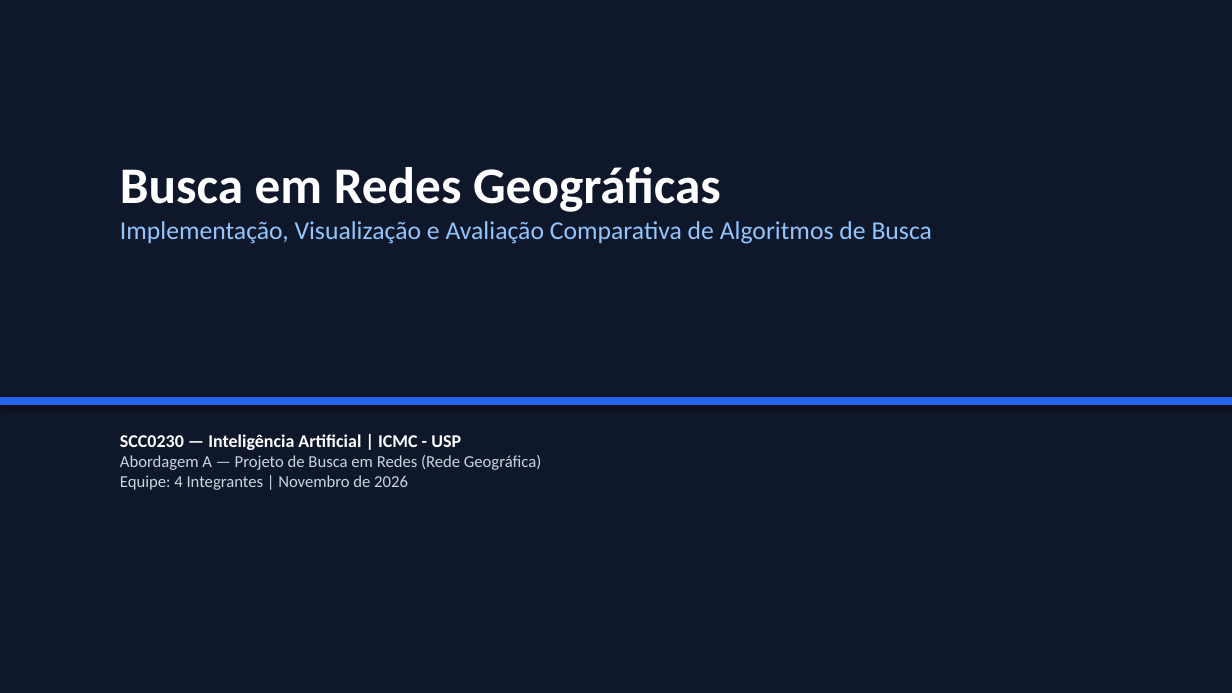
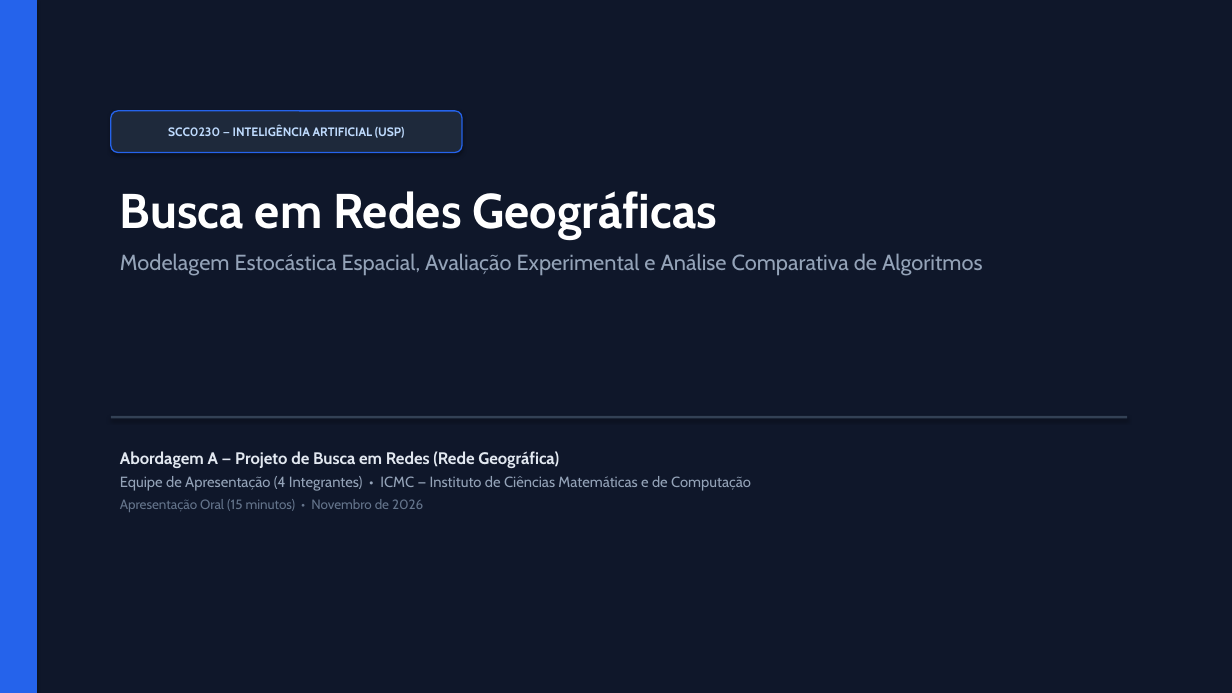
Before and after one commit to pietroggu/rede-geografica-trabalho-ia, a slide deck: slide 1 of outputs/apresentacao_busca_redes.pptx. Drawn at 1232x693 pixels with LibreOffice and Linux fonts; fonts in the diff are those of the drawing. Boxes give left, top, right and bottom in pixels: in the first picture for what was removed or moved away, otherwise in the second. Text is boxed around its words. In the diff, an @@ line names an element or a change of style, - is before the commit and + after.

```diff
--- a/outputs/apresentacao_busca_redes.pptx
+++ b/outputs/apresentacao_busca_redes.pptx
@@ rectangle at [0,0,1232,693]: outline #0F172A 0.75 pt to none @@
@@ rectangle added at [0,0,37,693], fill #2563EB @@
@@ rounded rectangle added at [111,111,462,152], fill #1E293B, outline #2563EB 1 pt, 9.5 pt, text #BFDBFE, bold @@
+SCC0230 — INTELIGÊNCIA ARTIFICIAL (USP)
@@ text "Busca em Redes Geográficas": place and size @@
-text "Busca em Redes Geográficas" at [120,167,933,244]
+text "Busca em Redes Geográficas" at [120,191,983,276]
@@ text at [120,191,718,240]: size 40 to 38 pt, font Calibri to Cabin in "Busca em Redes Geográficas" @@
@@ text at [120,253,983,276]: text changed; size 20 to 17 pt; font Calibri to Cabin; text colour #93C5FD to #94A3B8 @@
-Implementação, Visualização e Avaliação Comparativa de Algoritmos de Busca
+Modelagem Estocástica Espacial, Avaliação Experimental e Análise Comparativa de Algoritmos
@@ rectangle: place and size @@
-rectangle at [0,397,1232,405]
+rectangle at [111,416,1128,419]
@@ rectangle at [111,416,1128,419]: fill #2563EB to #334155; outline #2563EB 0.75 pt to none @@
@@ text at [120,451,751,512]: text changed; size 13 to 11.5 pt; font Calibri to Cabin; text colour #CBD5E1 to #94A3B8 @@
-SCC0230 — Inteligência Artificial | ICMC - USP
-Abordagem A — Projeto de Busca em Redes (Rede Geográfica)
-Equipe: 4 Integrantes | Novembro de 2026
+Abordagem A — Projeto de Busca em Redes (Rede Geográfica)
+Equipe de Apresentação (4 Integrantes) • ICMC — Instituto de Ciências Matemáticas e de Computação
+Apresentação Oral (15 minutos) • Novembro de 2026
```
Also in this commit, not shown: 11 other slides changed, 11 other files.
